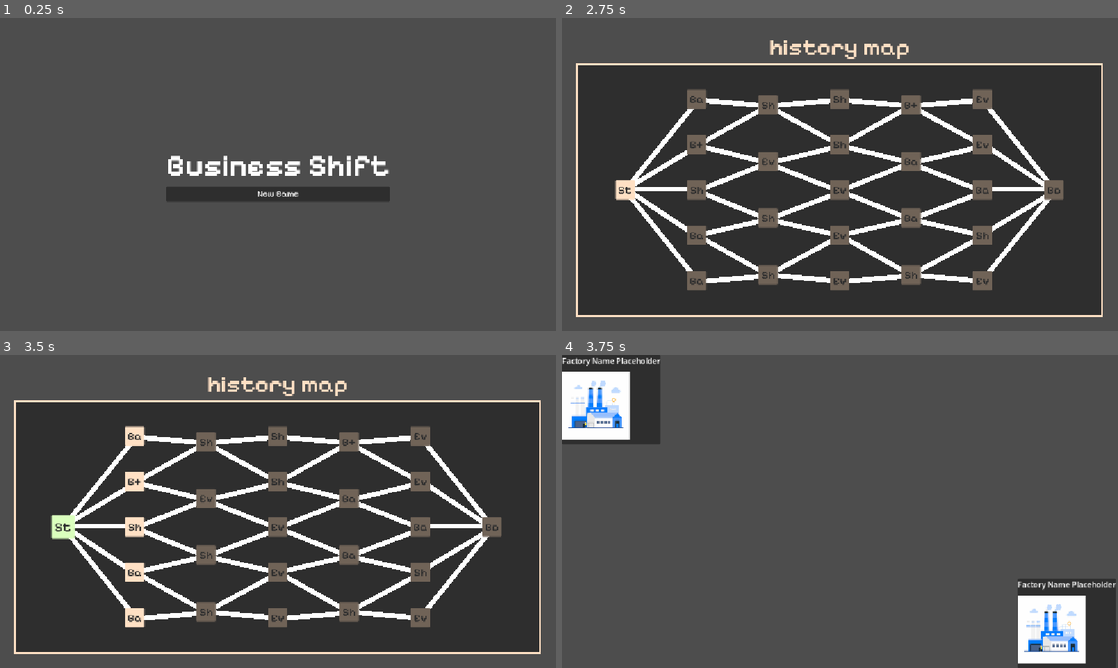
Above: before the commit, frames 1-4 (two rows, left to right).
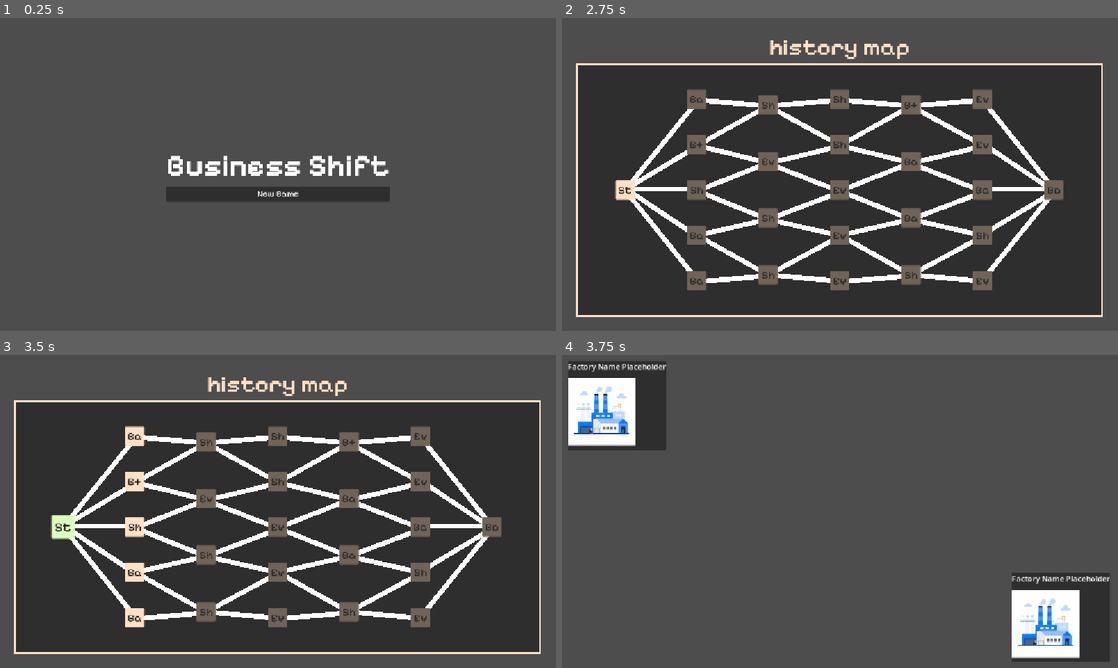
Above: after the commit, the same moments.

Repository: Joao1905/business-shift
Game: Godot game, scene res://systems/main/scenes/main.tscn
The game is run twice, just before and just after one commit, with the same random seed, the same clock (stepped at 60 frames per second) and the same inputs.
Inputs (mouse positions are in pixels of both pictures, inside the frame that each line leads up to):
- Up to frame 1 (0.25 s): no input
- Up to frame 2 (2.75 s): click "New Game" at 0.5 s; click (840, 171) at 1.27 s; type "Alex" at 1.35 s; click "New Game" at 2 s
- Up to frame 3 (3.5 s): tap Enter at 2.75 s; move the mouse to (61, 527) at 2.77 s; click (61, 527) at 2.92 s
- Up to frame 4 (3.75 s): tap Space at 3.5 s; move the mouse to (695, 436) at 3.52 s; click (695, 436) at 3.67 s

Frames 1-3 are identical in both runs. In frame 4, 6.4% of the frame differs, in the area x 0-100%, y 0-100%.

Commit message:
Implements battle margins

Diff:
--- a/systems/battle/scenes/battle.tscn
+++ b/systems/battle/scenes/battle.tscn
@@ -12,28 +12,40 @@
 grow_vertical = 2
 script = ExtResource("1_bi4tf")
 
-[node name="Enemy Block" type="HBoxContainer" parent="." unique_id=1955554190]
+[node name="Enemy Margin" type="MarginContainer" parent="." unique_id=305799924]
 layout_mode = 1
-offset_right = 200.0
-offset_bottom = 185.0
+offset_right = 224.0
+offset_bottom = 209.0
+theme_override_constants/margin_left = 12
+theme_override_constants/margin_top = 12
+theme_override_constants/margin_right = 12
+theme_override_constants/margin_bottom = 12
 
-[node name="EnemyRenderer" parent="Enemy Block" unique_id=799558907 instance=ExtResource("1_jvcc5")]
+[node name="Enemy Block" type="HBoxContainer" parent="Enemy Margin" unique_id=1955554190]
 layout_mode = 2
 
-[node name="Player Block" type="HBoxContainer" parent="." unique_id=679204122]
+[node name="EnemyRenderer" parent="Enemy Margin/Enemy Block" unique_id=799558907 instance=ExtResource("1_jvcc5")]
+layout_mode = 2
+
+[node name="Player Margin" type="MarginContainer" parent="." unique_id=1759461761]
 layout_mode = 1
 anchors_preset = 3
 anchor_left = 1.0
 anchor_top = 1.0
 anchor_right = 1.0
 anchor_bottom = 1.0
-offset_left = -204.0
-offset_top = -185.0
+offset_left = -216.0
+offset_top = -197.0
 grow_horizontal = 0
 grow_vertical = 0
+theme_override_constants/margin_right = 12
+theme_override_constants/margin_bottom = 12
 
-[node name="PlayerRenderer" parent="Player Block" unique_id=1615866662 instance=ExtResource("1_jvcc5")]
+[node name="Player Block" type="HBoxContainer" parent="Player Margin" unique_id=679204122]
 layout_mode = 2
 
-[node name="PlayerBattleMenu" type="PanelContainer" parent="Player Block" unique_id=869180982]
+[node name="PlayerRenderer" parent="Player Margin/Player Block" unique_id=1615866662 instance=ExtResource("1_jvcc5")]
 layout_mode = 2
+
+[node name="PlayerBattleMenu" type="PanelContainer" parent="Player Margin/Player Block" unique_id=869180982]
+layout_mode = 2
